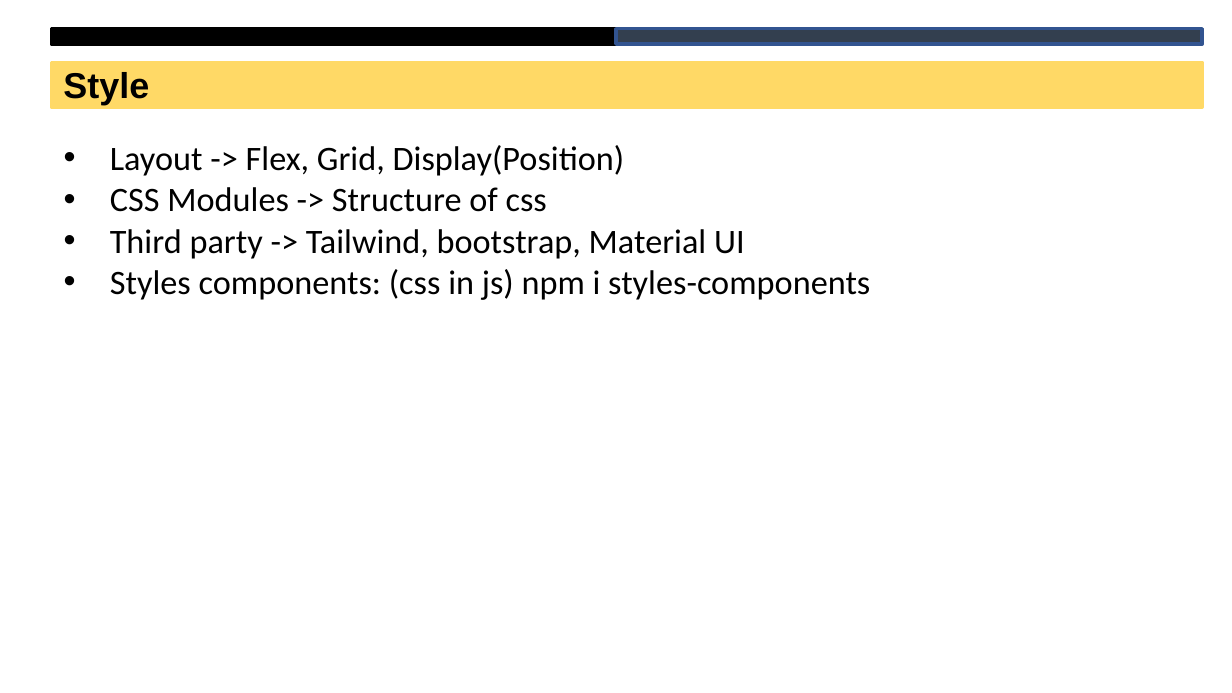
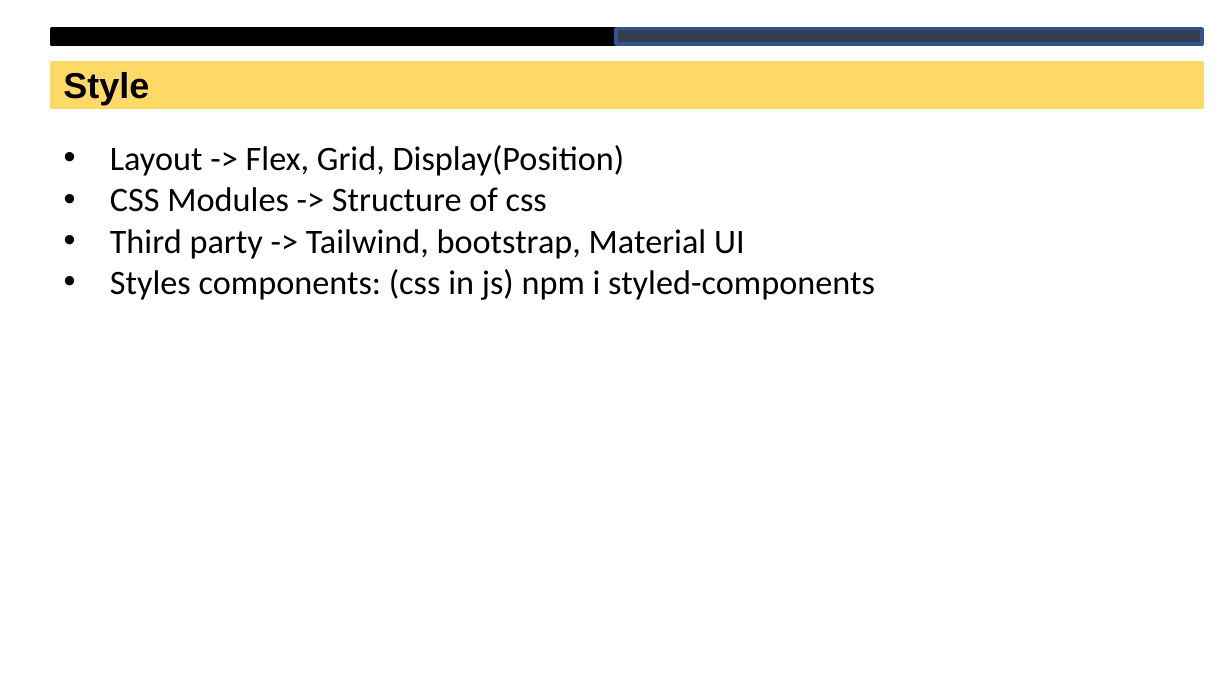
Before and after one commit to urvashi29/frontend-dev-module-3-C1, a slide deck: slide 3 of Lecture-37/Lecture-37.pptx. Drawn at 1232x693 pixels with LibreOffice and Linux fonts; fonts in the diff are those of the drawing. Boxes give left, top, right and bottom in pixels: in the first picture for what was removed or moved away, otherwise in the second. Text is boxed around its words. In the diff, an @@ line names an element or a change of style, - is before the commit and + after.

```diff
--- a/Lecture-37/Lecture-37.pptx
+++ b/Lecture-37/Lecture-37.pptx
@@ text at (110,269,875,300): text changed @@
-• Styles components: (css in js) npm i styles-components
+• Styles components: (css in js) npm i styled-components
```
Also in this commit, not shown: 1 other file.
